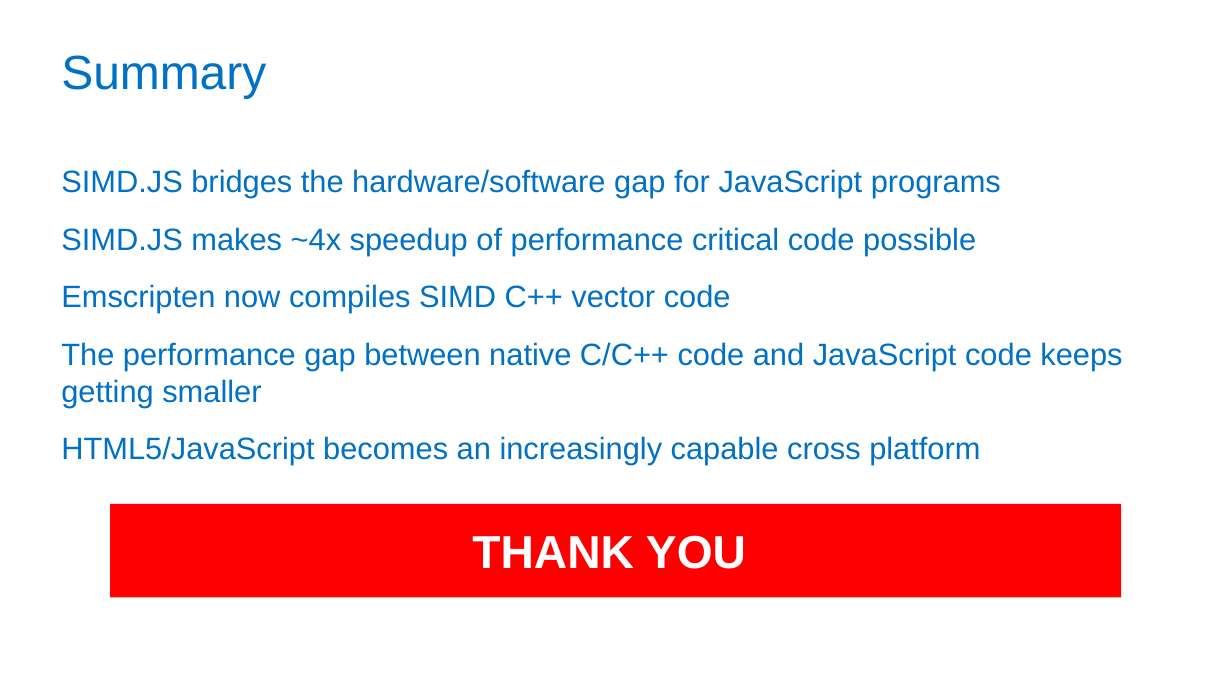
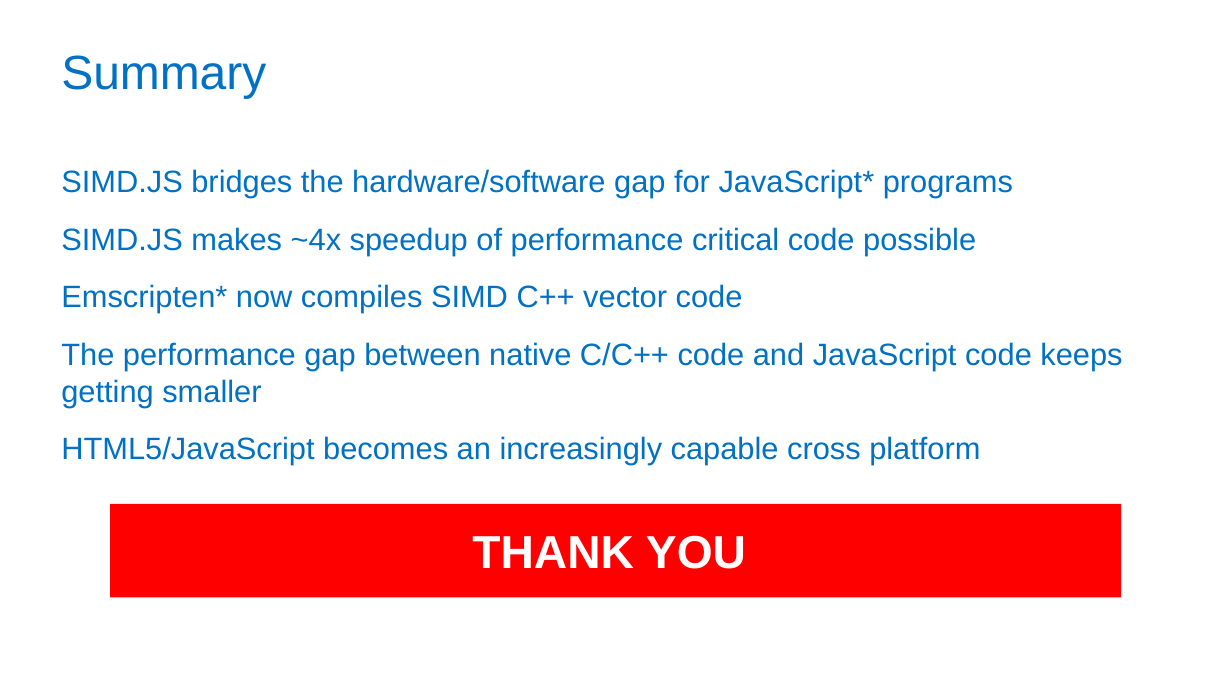
Before and after one commit to PeterJensen/wpmvp2015, a slide deck: slide 25 of simdjs-presentation.pptx. Drawn at 1232x693 pixels with LibreOffice and Linux fonts; fonts in the diff are those of the drawing; background and template pictures are left out. Boxes give left, top, right and bottom in pixels: in the first picture for what was removed or moved away, otherwise in the second. Text is boxed around its words. In the diff, an @@ line names an element or a change of style, - is before the commit and + after.

```diff
--- a/simdjs-presentation.pptx
+++ b/simdjs-presentation.pptx
@@ text at bbox=[61, 169, 1013, 198]: text changed @@
-SIMD.JS bridges the hardware/software gap for JavaScript programs
+SIMD.JS bridges the hardware/software gap for JavaScript* programs
@@ text at bbox=[61, 284, 743, 313]: text changed @@
-Emscripten now compiles SIMD C++ vector code
+Emscripten* now compiles SIMD C++ vector code
```
Also in this commit, not shown: 17 other slides changed, 4 slides added, 1 other file.
